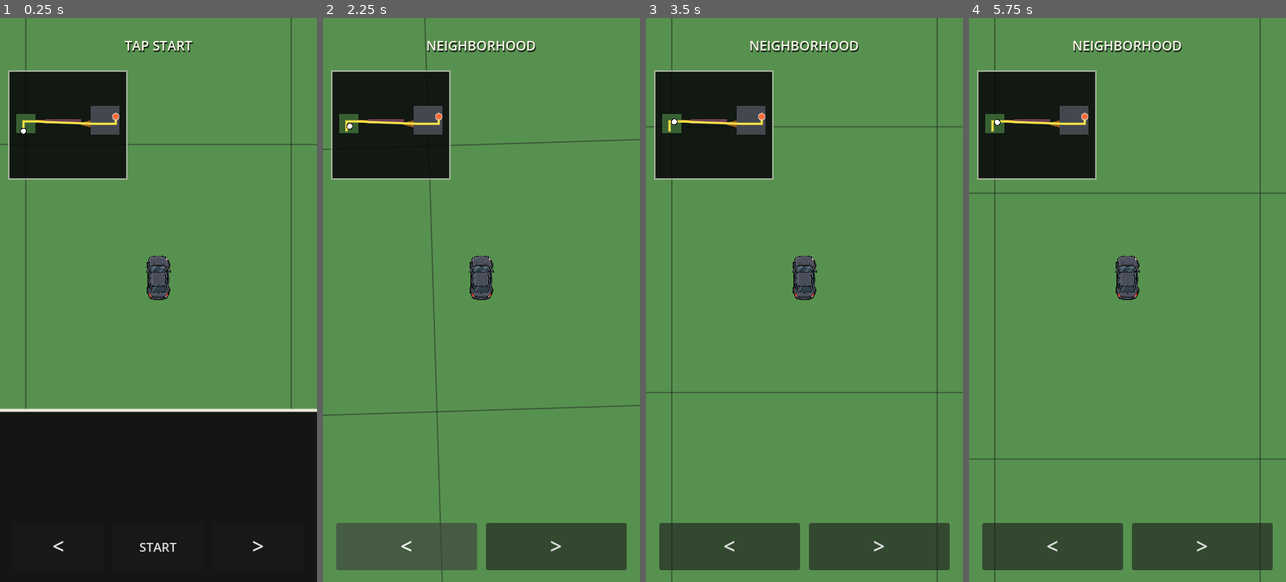
Above: before the commit, frames 1-4 (left to right).
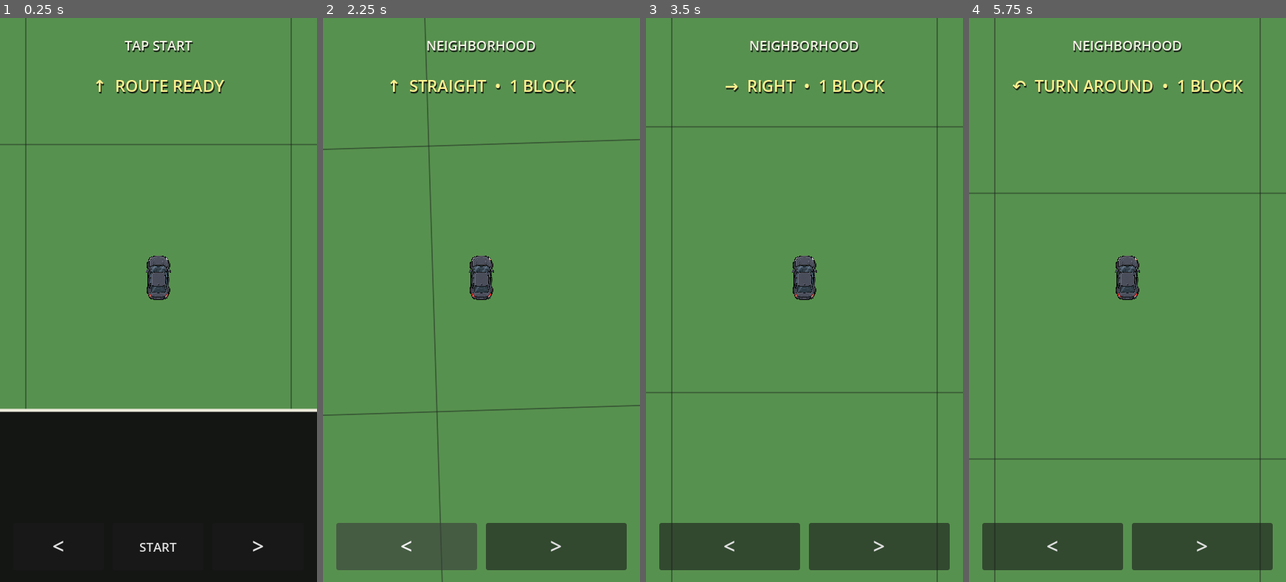
Above: after the commit, the same moments.

Repository: patrickcallahancomedy/comedian
Game: Godot game, scene res://scenes/drive/drive_module.tscn
Two runs of this game, one before a commit and one after it. Both use one fixed random seed, a clock stepped at 60 frames per second and the inputs below.
Inputs (mouse positions are in pixels of both pictures, inside the frame that each line leads up to):
- Up to frame 1 (0.25 s): no input
- Up to frame 2 (2.25 s): click "START" at 0.5 s; tap Enter (ui_accept) at 1.25, 1.52 s; move the mouse to (551, 271) at 1.27 s; hold Right 1.28-2 s; tap Space at 1.35 s; click (551, 271) at 1.42 s; click "<" at 2 s
- Up to frame 3 (3.5 s): drag from (741, 328) to (788, 412) at 2.77 s
- Up to frame 4 (5.75 s): click ">" at 3.5 s; tap Enter (ui_accept) at 4.25 s; move the mouse to (1159, 175) at 4.27 s; hold Right 4.28-5 s; tap Space at 4.35 s; drag from (1111, 412) to (1032, 215) at 5.02 s

The runs differ from the first frame. In frame 1, 7.7% of the frame differs, in the area x 2-71%, y 9-29%; in frame 2, 7.7%; in frame 3, 7.6%; in frame 4, 7.8%, in the area x 2-87%, y 9-29%.

Commit message:
Replace GPS with next-turn display

Diff:
--- a/godot/scenes/drive/drive_module.tscn
+++ b/godot/scenes/drive/drive_module.tscn
@@ -3,7 +3,7 @@
 [ext_resource type="Script" uid="uid://ddyjqns4g4t0g" path="res://scripts/drive/drive_grid_controller.gd" id="1_boj34"]
 [ext_resource type="Texture2D" uid="uid://dkqq7eu8lpill" path="res://assets/car/player_car_top.png" id="1_car"]
 [ext_resource type="Script" uid="uid://dnqi0cw64kxjr" path="res://scripts/drive/drive_session.gd" id="3_session"]
-[ext_resource type="Script" path="res://scripts/drive/drive_gps.gd" id="4_gps"]
+[ext_resource type="Script" path="res://scripts/drive/drive_navigation.gd" id="4_nav"]
 
 [node name="DriveModule" type="Control" unique_id=1084516026]
 layout_mode = 3
@@ -60,15 +60,23 @@
 text = "TAP START"
 horizontal_alignment = 1
 
-[node name="GPS" type="Control" parent="."]
+[node name="Navigation" type="Label" parent="."]
 z_index = 4
 layout_mode = 0
-offset_left = 12.0
+offset_left = 20.0
 offset_top = 72.0
-offset_right = 172.0
-offset_bottom = 218.0
+offset_right = 410.0
+offset_bottom = 112.0
 mouse_filter = 2
-script = ExtResource("4_gps")
+theme_override_colors/font_color = Color(1, 0.94, 0.56, 1)
+theme_override_colors/font_shadow_color = Color(0.05, 0.06, 0.05, 0.8)
+theme_override_constants/shadow_offset_x = 1
+theme_override_constants/shadow_offset_y = 2
+theme_override_font_sizes/font_size = 22
+text = "↑  ROUTE READY"
+horizontal_alignment = 1
+vertical_alignment = 1
+script = ExtResource("4_nav")
 
 [node name="PlayerCar" type="TextureRect" parent="." unique_id=1726496357]
 z_index = 2
